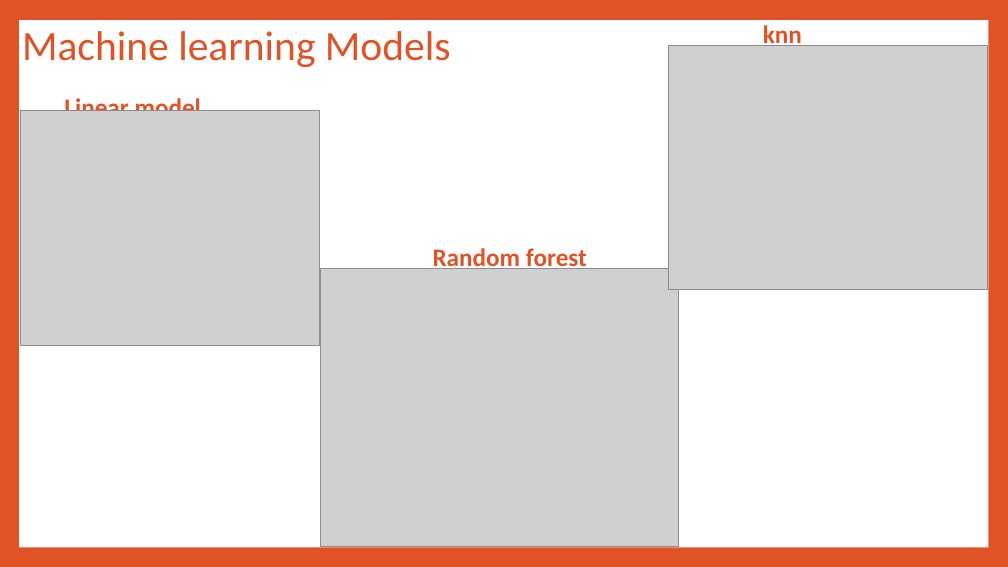
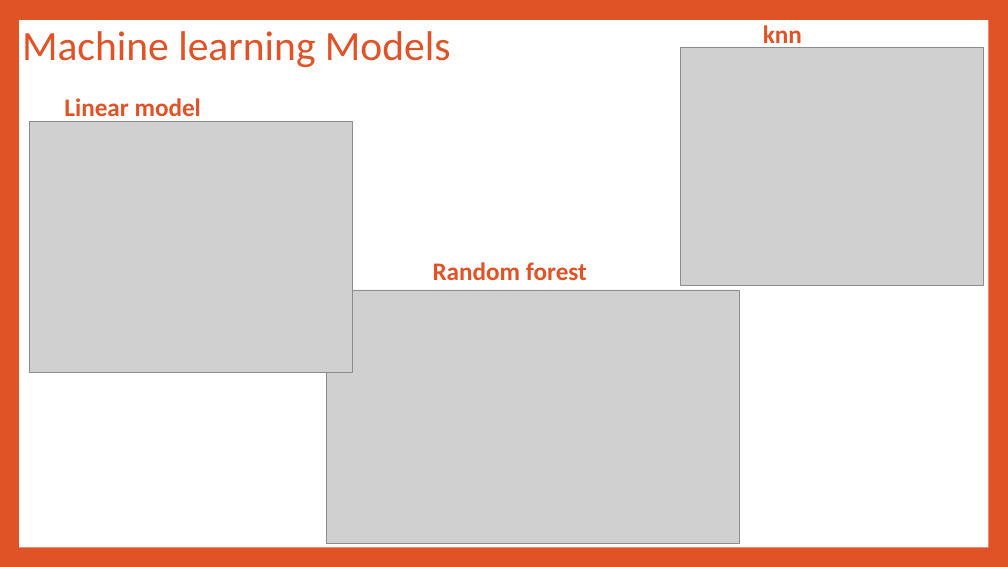
Before and after one commit to MeghaBhambri/youtube_engagement_analysis, a slide deck: slide 11 of slides/final_bootcamp_project.pptx. Drawn at 1008x567 pixels with LibreOffice and Linux fonts; fonts in the diff are those of the drawing; grey boxes stand for pictures. Boxes give left, top, right and bottom in pixels: in the first picture for what was removed or moved away, otherwise in the second. Text is boxed around its words. In the diff, an @@ line names an element or a change of style, - is before the commit and + after.

```diff
--- a/slides/final_bootcamp_project.pptx
+++ b/slides/final_bootcamp_project.pptx
@@ picture: place and size @@
-picture at [668,46,988,290]
+picture at [681,47,983,285]
@@ picture: place and size @@
-picture at [20,110,319,346]
+picture at [29,122,352,373]
@@ text "Random forest" rewrapped from [433,246,587,273] to [433,262,587,280] @@
@@ picture: place and size @@
-picture at [320,268,678,547]
+picture at [327,290,740,544]
```
Also in this commit, not shown: 2 other slides changed.
